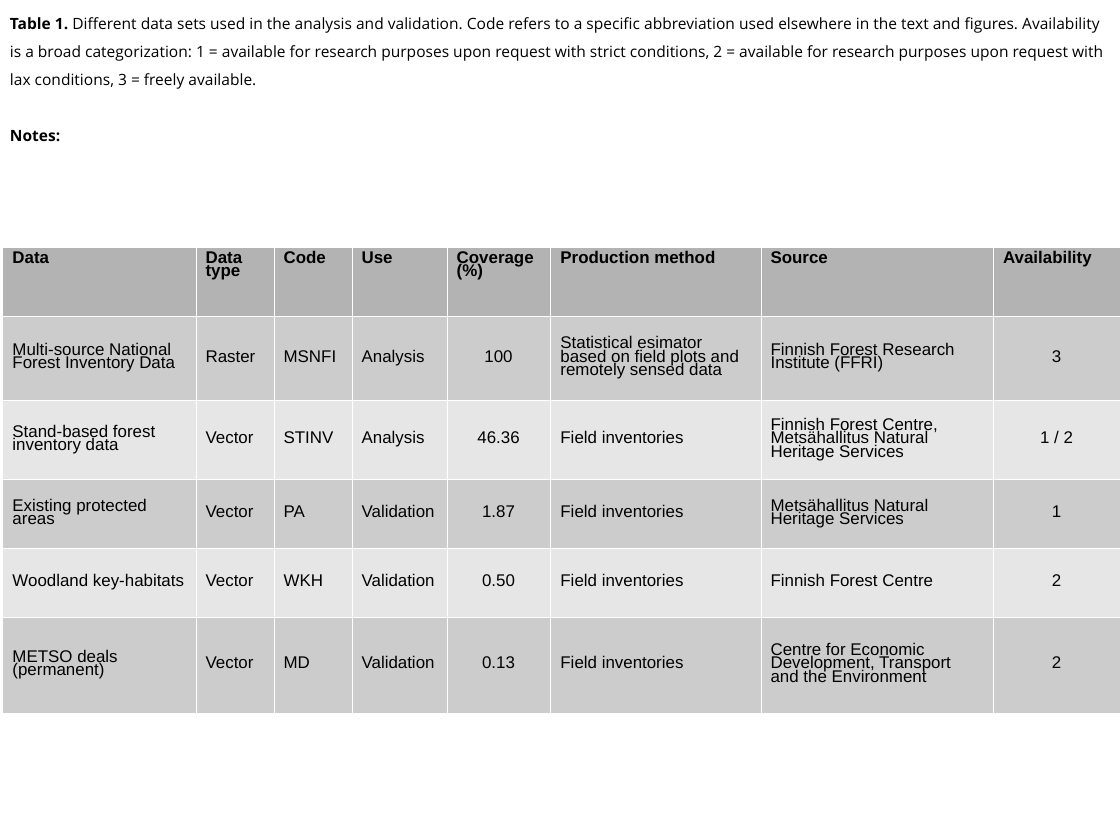
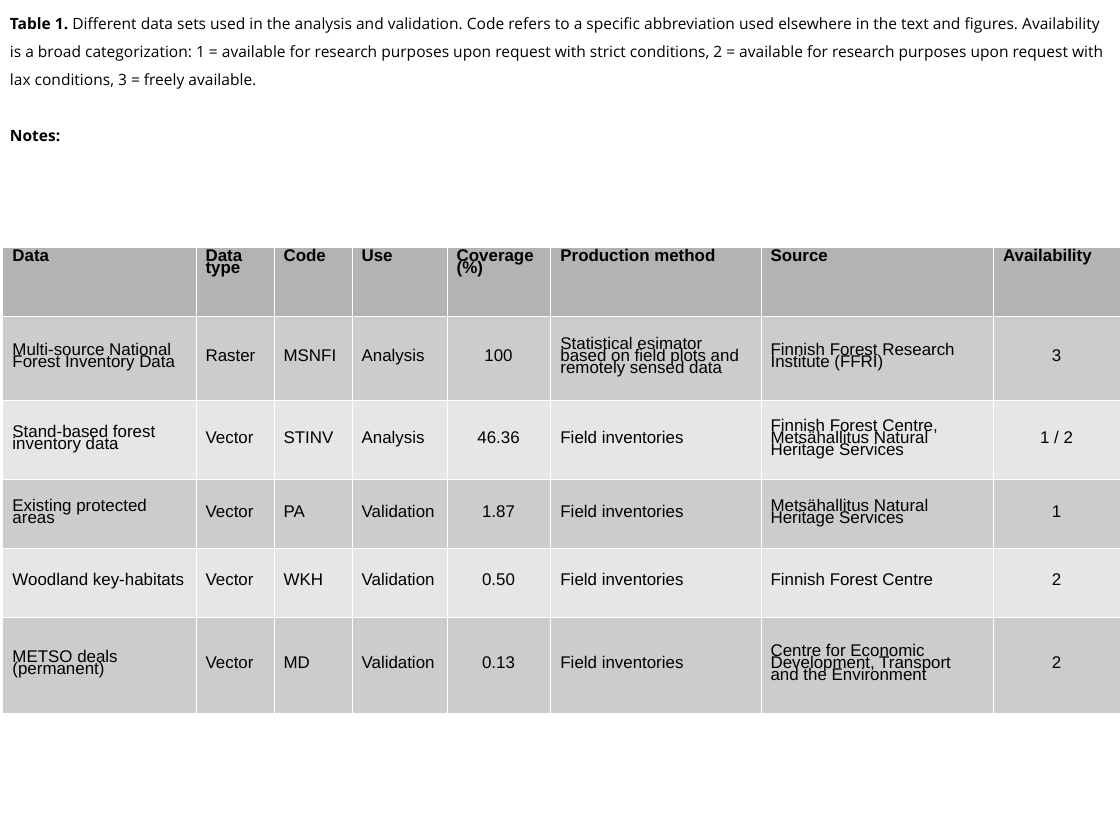
Before and after one commit to jlehtoma/validityms, a slide deck: slide 10 of reports/validity_ms_outline.ppt (slide 12 before the commit). Drawn at 1120x840 pixels with LibreOffice and Linux fonts; fonts in the diff are those of the drawing. Boxes give left, top, right and bottom in pixels: in the first picture for what was removed or moved away, otherwise in the second. Text is boxed around its words. In the diff, an @@ line names an element or a change of style, - is before the commit and + after.

```diff
--- a/reports/validity_ms_outline.ppt
+++ b/reports/validity_ms_outline.ppt
@@ table at <box>2,247,1120,712</box> @@
@@ line spacing 0.71 to 0.62 @@
```
Also in this commit, not shown: 18 other slides changed, 2 slides added, 1 other file.
